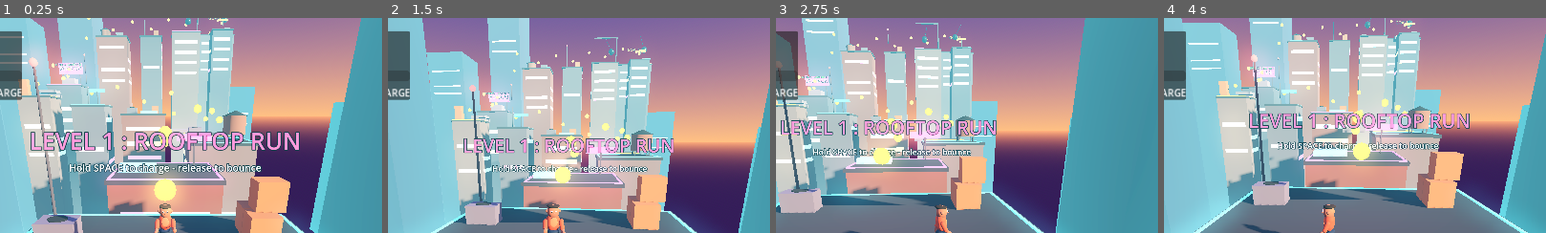
Above: before the commit, frames 1-4 (left to right).
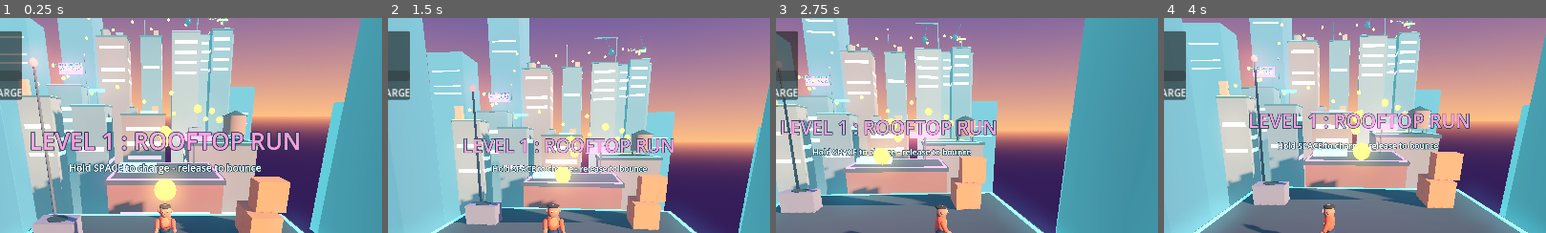
Above: after the commit, the same moments.

Repository: wahwaeknoor-2008/Butt-Bounce
Game: Godot game, scene res://scenes/rooftop_rush.tscn
Same seed, same stepped clock (60 frames per second), same inputs: the game is played once before the commit and once after it.
Inputs:
- Up to frame 1 (0.25 s): no input
- Up to frame 2 (1.5 s): tap Enter at 0.5 s; hold D 0.53-1.28 s; tap R at 0.6, 1.35 s; tap Space at 0.77 s; hold S from 1.28 s (still down)
- Up to frame 3 (2.75 s): tap Space at 1.52 s; release S at 2.03 s; hold D from 2.03 s (still down); tap R at 2.1 s
- Up to frame 4 (4 s): release D at 2.78 s; hold W 2.78-3.53 s; tap R at 2.85, 3.6 s; tap Space at 3.02, 3.77 s; hold A from 3.53 s (still down)
The pictures show only the part of the screen within x 28-78%, y 0-50%; the shares and areas given below are measured in that part.

The runs differ from the first frame. In frame 1, 0.3% of the frame differs, in the area x 10-45%, y 28-62%; in frame 2, 0.3%; in frame 3, 0.4%; in frame 4, 0.6%, in the area x 18-61%, y 8-60%.
Error after the commit: Parse Error: Identifier "_home_visible" not declared in the current scope. (res://scripts/platform.gd:63)

Commit message:
Wire crumble and spring platforms to player contact

Diff:
--- a/scripts/platform.gd
+++ b/scripts/platform.gd
@@ -10,7 +10,8 @@
 var _origin: Vector3
 var _time := 0.0
 var _crumble_timer := -1.0
-var _home_visible := true
+var _spring_cooldown := 0.0
+
 
 func _ready() -> void:
 	_origin = position
@@ -20,17 +21,39 @@
 		box.size = size
 		collision.shape = box
 		add_child(collision)
+
 		var mesh := MeshInstance3D.new()
 		var box_mesh := BoxMesh.new()
 		box_mesh.size = size
 		mesh.mesh = box_mesh
 		var mat := StandardMaterial3D.new()
 		mat.albedo_color = top_color
+		mat.roughness = 0.72
+		mat.metallic = 0.12
 		mesh.material_override = mat
+		mesh.cast_shadow = GeometryInstance3D.SHADOW_CASTING_SETTING_ON
 		add_child(mesh)
+
+	if kind == 2 or kind == 3:
+		var trigger := Area3D.new()
+		trigger.name = "PlayerTrigger"
+		trigger.position.y = size.y * 0.5 + 0.26
+		trigger.collision_layer = 0
+		trigger.collision_mask = 1
+		trigger.monitoring = true
+		var trigger_shape := CollisionShape3D.new()
+		var trigger_box := BoxShape3D.new()
+		trigger_box.size = Vector3(size.x * 0.92, 0.62, size.z * 0.92)
+		trigger_shape.shape = trigger_box
+		trigger.add_child(trigger_shape)
+		trigger.body_entered.connect(_on_player_entered)
+		add_child(trigger)
+
 
 func _physics_process(delta: float) -> void:
 	_time += delta
+	_spring_cooldown = maxf(_spring_cooldown - delta, 0.0)
+
 	if kind == 1:
 		position = _origin + Vector3(sin(_time * move_speed) * move_range, 0.0, 0.0)
 	elif kind == 2 and _crumble_timer >= 0.0:
@@ -49,6 +72,18 @@
 	elif kind == 3:
 		rotation.z = sin(_time * 2.0) * 0.06
 
+
+func _on_player_entered(body: Node3D) -> void:
+	if not body is ButtBouncePlayer:
+		return
+	if kind == 2:
+		trigger_crumble()
+	elif kind == 3 and _spring_cooldown <= 0.0:
+		if body.velocity.y <= 1.0:
+			body.apply_spring_boost(20.0, 5.5)
+			_spring_cooldown = 0.9
+
+
 func trigger_crumble() -> void:
 	if kind == 2 and _crumble_timer < 0.0:
 		_crumble_timer = 0.0
